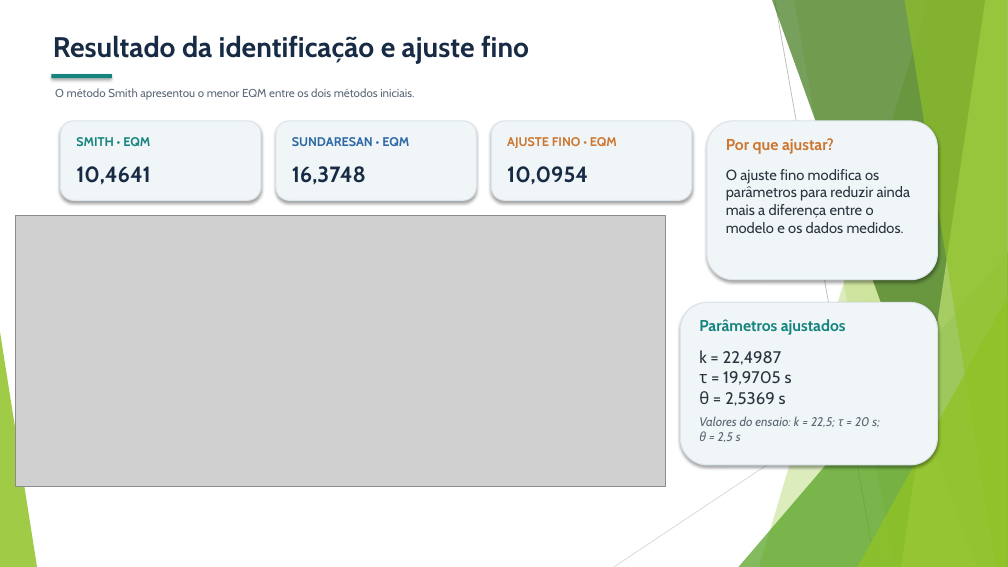
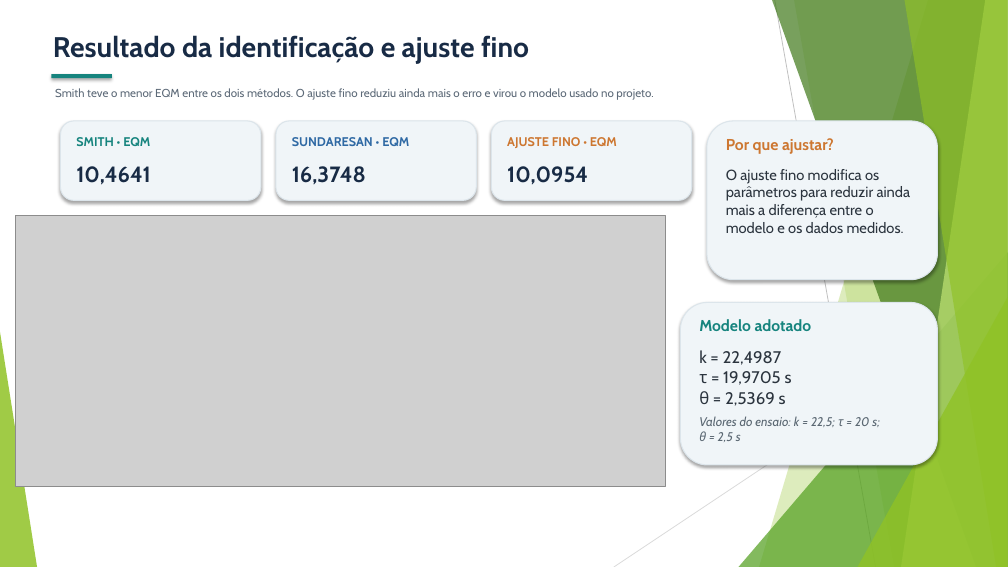
Before and after one commit to MariaRitaRR/projeto-de-embarcados-c13, a slide deck: slide 9 of Slides_Projeto_C13_1.pptx (slide 10 before the commit). Drawn at 1008x567 pixels with LibreOffice and Linux fonts; fonts in the diff are those of the drawing; grey boxes stand for pictures. Boxes give left, top, right and bottom in pixels: in the first picture for what was removed or moved away, otherwise in the second. Text is boxed around its words. In the diff, an @@ line names an element or a change of style, - is before the commit and + after.

```diff
--- a/Slides_Projeto_C13_1.pptx
+++ b/Slides_Projeto_C13_1.pptx
@@ text at bbox=[55, 88, 653, 100]: text changed @@
-O método Smith apresentou o menor EQM entre os dois métodos iniciais.
+Smith teve o menor EQM entre os dois métodos. O ajuste fino reduziu ainda mais o erro e virou o modelo usado no projeto.
@@ text at bbox=[699, 319, 812, 331]: text changed @@
-Parâmetros ajustados
+Modelo adotado
```
Also in this commit, not shown: 6 other slides changed, 1 slide added, 1 slide removed.
